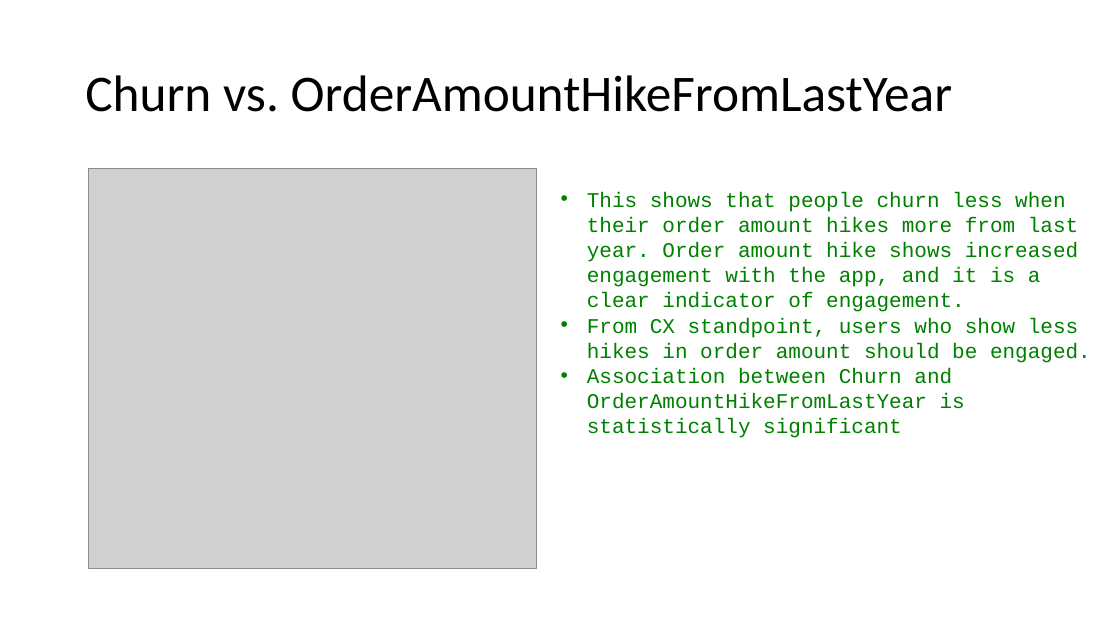
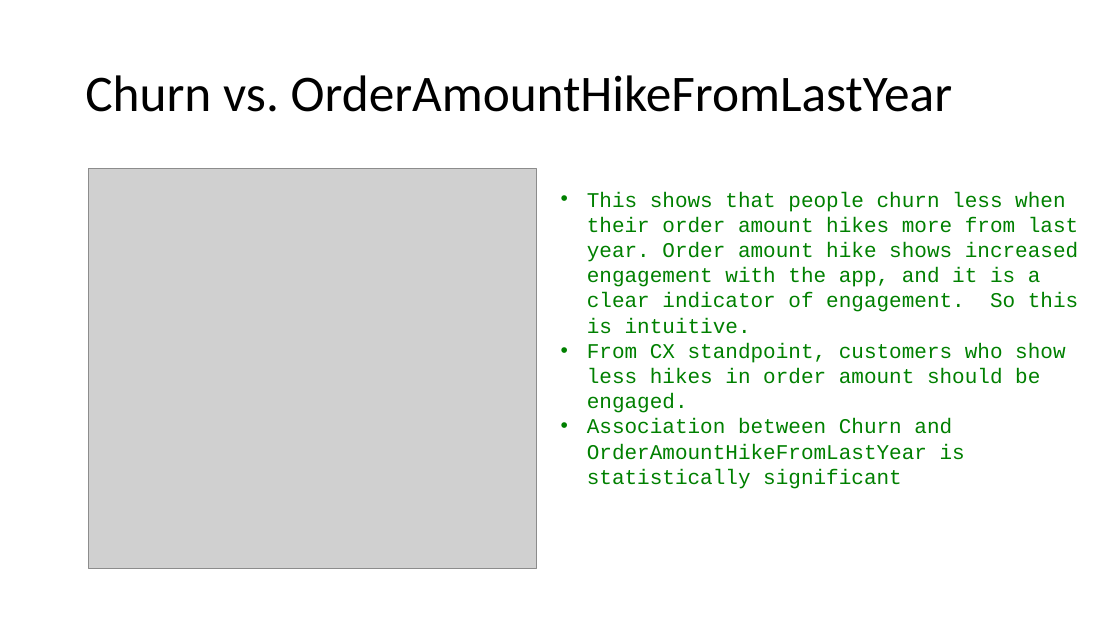
Before and after one commit to jalalmahmud/churn-analysis, a slide deck: slide 21 of Presentation-Churn-JalalMahmud.pptx. Drawn at 1120x630 pixels with LibreOffice and Linux fonts; fonts in the diff are those of the drawing; grey boxes stand for pictures. Boxes give left, top, right and bottom in pixels: in the first picture for what was removed or moved away, otherwise in the second. Text is boxed around its words. In the diff, an @@ line names an element or a change of style, - is before the commit and + after.

```diff
--- a/Presentation-Churn-JalalMahmud.pptx
+++ b/Presentation-Churn-JalalMahmud.pptx
@@ text at bbox=[587, 192, 1078, 413]: text changed @@
-• This shows that people churn less when their order amount hikes more from last year. Order amount hike shows increased engagement with the app, and it is a clear indicator of engagement.
-• From CX standpoint, users who show less hikes in order amount should be engaged.
+• This shows that people churn less when their order amount hikes more from last year. Order amount hike shows increased engagement with the app, and it is a clear indicator of engagement. So this is intuitive.
+• From CX standpoint, customers who show less hikes in order amount should be engaged.
```
Also in this commit, not shown: 8 other slides changed.
